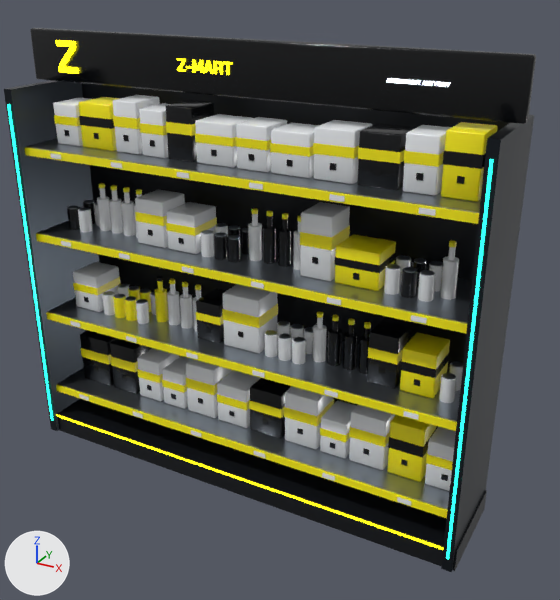
One commit to the glTF model simulator/godot/assets/shelf.glb: the scene before it, then after it.
Rendered twice from a camera (50 mm lens) standing at (1.93, -3.17, 2.66) and looking at (0.17, 0.04, 1.06). The axes (+X, +Y, +Z) are drawn at lower left. The lights are the same throughout. The older version comes first. Vertices at exactly the same position are counted once.

In view in the first picture: 'Body'.
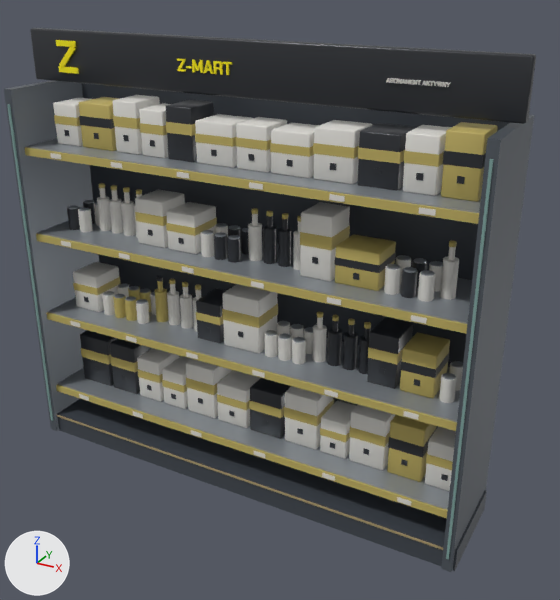
What differs and where, as boxes [x1, y1, x2, y2] in the pictures (560 x 600 px):
'Body', recoloured, surface changed: [4, 28, 536, 572] in both
part 1 of me_body_028, recoloured: [56, 40, 232, 75] in both
part 2 of me_body_028, recoloured: [57, 415, 443, 550] in both
part 3 of me_body_028, recoloured: [7, 104, 493, 560] in both
part 4 of me_body_028, recoloured: [25, 97, 498, 518] in both
part 5 of me_body_028, recoloured (black to dark grey): [30, 28, 536, 481] in both
part 6 of me_body_028, recoloured (darker): [386, 78, 451, 87] in both

Edits to the bpy script that builds the scene:
```text
Change mat_graphite:
    mat_graphite.base_color: (0.00913, 0.011, 0.0144) -> (0.0595, 0.0704, 0.0865)  # black #181b20 -> dark grey #454b53
Change mat_darksteel:
    mat_darksteel.base_color: (0.0232, 0.0296, 0.0382) -> (0.109, 0.127, 0.15)  # dark grey #2a3037 -> dark grey #5d646c
    mat_darksteel.roughness: 0.32 -> 0.4
Change mat_steel:
    mat_steel.metallic: 0.95 -> 0.5
Add mat_trimoffwhite:
    mat_trimoffwhite = principled_material('TrimOffWhite')
    mat_trimoffwhite.base_color = (0.791, 0.776, 0.73)  # white #e6e4de
Add mat_ochre:
    mat_ochre = principled_material('Ochre')
    mat_ochre.base_color = (0.521, 0.423, 0.122)  # yellow #bfae62
    mat_ochre.roughness = 0.6
Add mat_trimteal:
    mat_trimteal = principled_material('TrimTeal')
    mat_trimteal.base_color = (0.212, 0.366, 0.342)  # greyish cyan #7fa39e
    mat_trimteal.roughness = 0.45
Add mat_charcoal:
    mat_charcoal = principled_material('Charcoal')
    mat_charcoal.base_color = (0.0232, 0.0262, 0.0319)  # dark grey #2a2d32
    mat_charcoal.roughness = 0.35
Add mat_trimchampagne:
    mat_trimchampagne = principled_material('TrimChampagne')
    mat_trimchampagne.base_color = (0.462, 0.361, 0.195)  # beige #b5a27a
    mat_trimchampagne.metallic = 0.3
    mat_trimchampagne.roughness = 0.4
Change me_body_028:
    where me_body_028.from_pydata(...)  # 5478 vertices, 9872 faces; spans x -1.3..1.3, y -0.29..0.28, z 0.0..2.33
    used by ob_body; location = (0.0, 0.0, 0.0)
    me_body_028 part 1: 304 faces spanning x -1.11..-0.05, y -0.03, z 2.12..2.28 switch from mat_neonyellow (yellow #fcee0a, glowing yellow #fff10a) to mat_yellowpaint (yellow #fcee0a)
    me_body_028 part 2: 12 faces spanning x -1.25..1.25, y -0.27..-0.26, z 0.11..0.12 switch from mat_neonyellow (yellow #fcee0a, glowing yellow #fff10a) to mat_trimchampagne (beige #b5a27a)
    me_body_028 part 3: 24 faces spanning x -1.25..1.25, y -0.29..-0.28, z 0.08..1.98 switch from mat_neonteal (cyan #19f0c8, glowing cyan #1bffd5) to mat_trimteal (greyish cyan #7fa39e)
    me_body_028 part 4: 1580 faces spanning x -1.22..1.24, y -0.24..0.1, z 0.27..2.03 switch from mat_yellowpaint (yellow #fcee0a) to mat_ochre (yellow #bfae62)
    me_body_028 part 5: 1956 faces spanning x -1.3..1.3, y -0.1..0.1, z 0.31..2.33 switch from mat_blackgloss (black #0b0d10) to mat_charcoal (dark grey #2a2d32)
    me_body_028 part 6: 768 faces spanning x 0.71..0.99, y -0.03, z 2.19..2.21 switch from mat_neonwhite (white #ffffff, glowing pale blue #e8f4ff) to mat_trimoffwhite (white #e6e4de)
```
